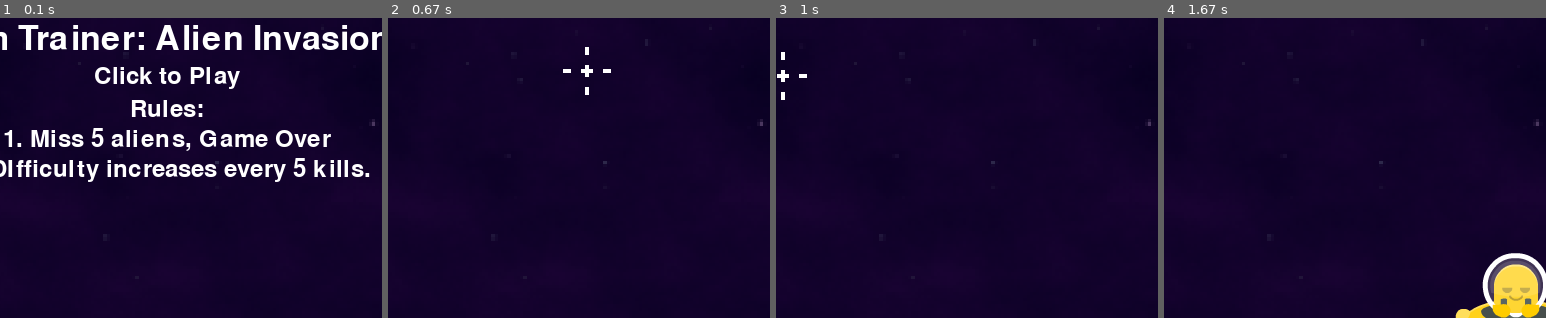
Above: before the commit, frames 1-4 (left to right).
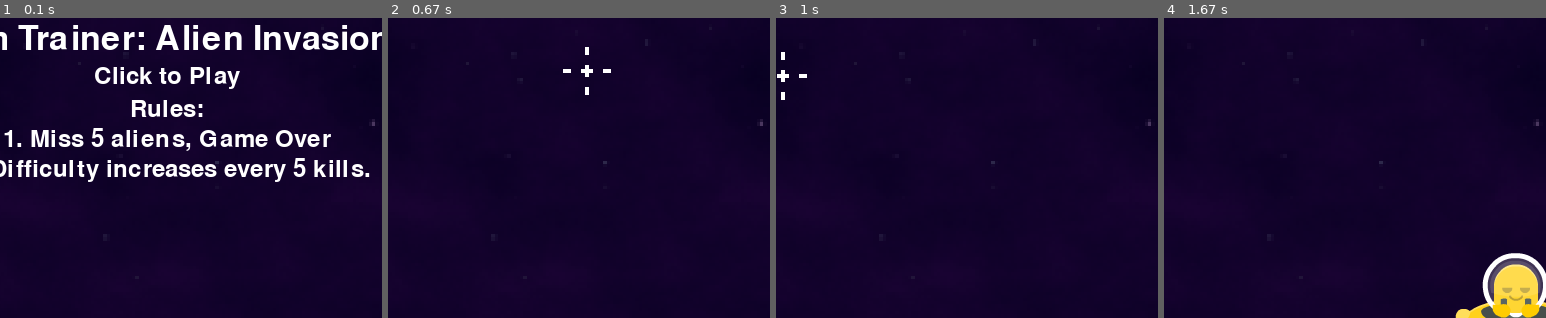
Above: after the commit, the same moments.

Repository: werneroscar/pygames_aim_trainer
Game: pygame game, started from aim_trainer.py
Two runs of this game, one before a commit and one after it. Both use one fixed random seed, a clock stepped at 60 frames per second and the inputs below.
Inputs (mouse positions are % of the whole screen's width and height, from its top left):
- Up to frame 1 (0.1 s): no input
- Up to frame 2 (0.67 s): click (51, 50) at 0.38 s
- Up to frame 3 (1 s): click (25, 51) at 0.72 s
- Up to frame 4 (1.67 s): click (66, 15) at 1.05 s; click (53, 16) at 1.38 s
The pictures show only the part of the screen within x 29-79%, y 46-96%; the shares and areas given below are measured in that part.

The runs differ from the first frame. In frame 1, 0.2% of the frame differs, in the area x 2-92%, y 47-53%; in frame 2, nothing differs; in frame 3, nothing differs; in frame 4, nothing differs.

Commit message:
corrected text

Diff:
--- a/aim_trainer.py
+++ b/aim_trainer.py
@@ -65,7 +65,7 @@
 rules = [
     "Rules:",
     "1. Miss 5 aliens, Game Over",
-    "2. DIfficulty increases every 5 kills."
+    "2. Difficulty increases every 5 kills."
 ]
 rules_texts = [title_font.render(rule, True, (255, 255, 255)) for rule in rules]
 rules_rects = [text.get_rect(center=(window_width/2, click_rect.bottom + 20 + i*30)) for i, text in enumerate(rules_texts)]
